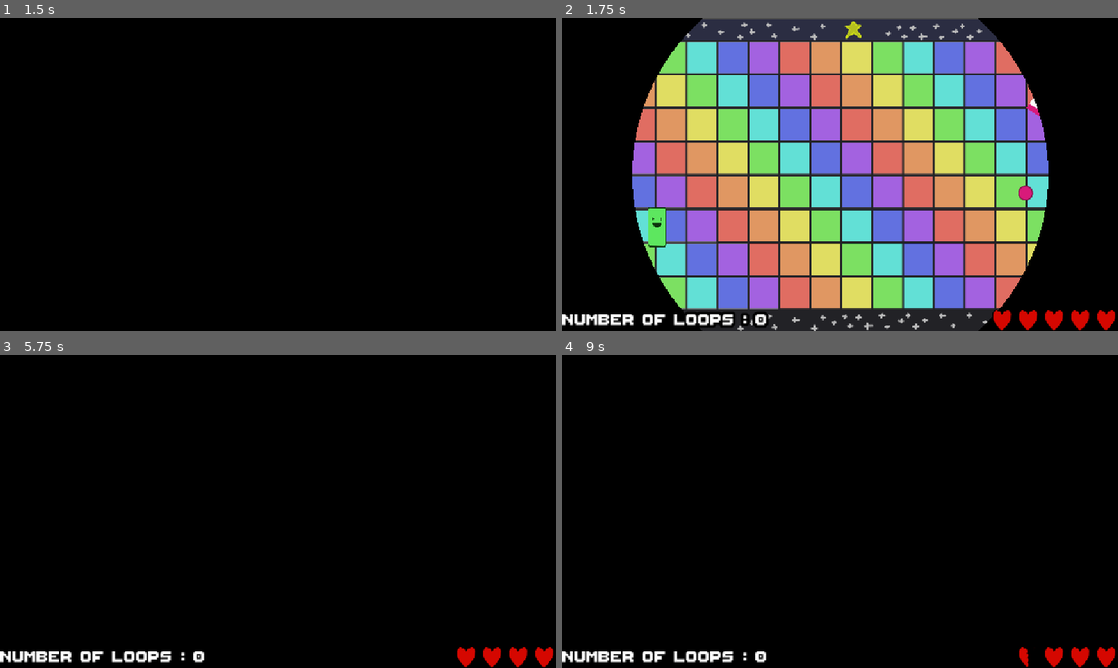
Above: before the commit, frames 1-4 (two rows, left to right).
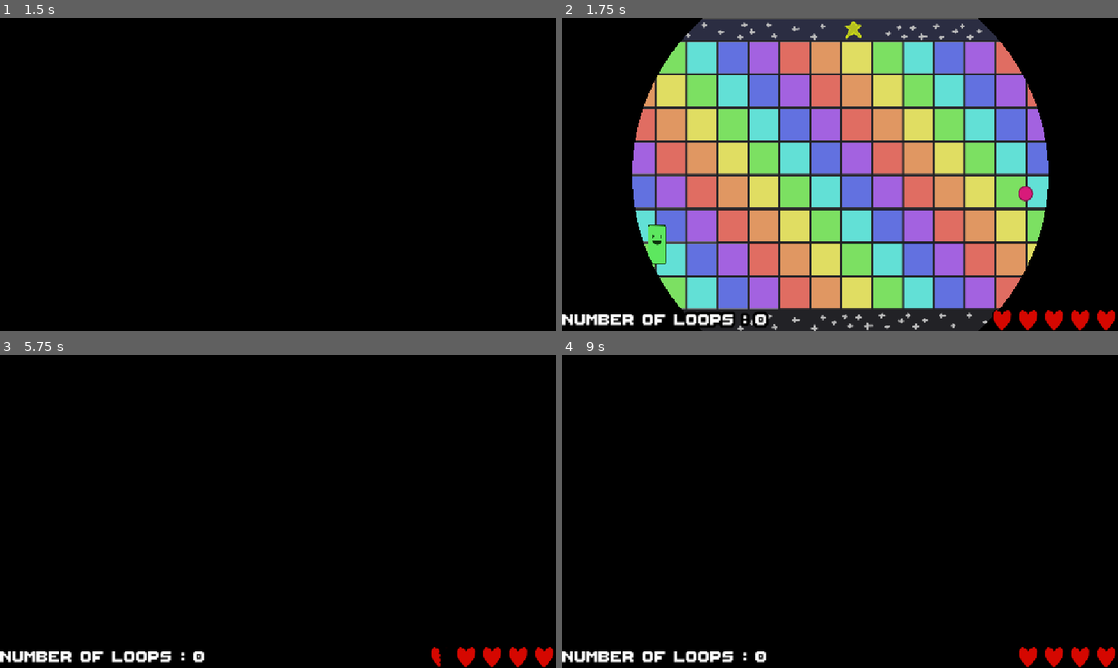
Above: after the commit, the same moments.

Repository: les-brows/la-boucle-musicale
Game: Godot game, scene res://Levels/MainMenu/MainMenu.tscn
The game is run twice, just before and just after one commit, with the same random seed, the same clock (stepped at 60 frames per second) and the same inputs.
Inputs (mouse positions are in pixels of both pictures, inside the frame that each line leads up to):
- Up to frame 1 (1.5 s): tap Enter (ui_accept) at 0.5, 0.77 s; move the mouse to (400, 158) at 0.52 s; hold D (player1_right) 0.53-1.28 s; tap Shift (player1_dash) at 0.6 s; move the mouse to (166, 190) at 1.27 s; hold S (player1_down) from 1.28 s (still down); right-click (166, 190) at 1.35 s
- Up to frame 2 (1.75 s): keep holding S (player1_down); tap Enter (ui_accept) at 1.52 s
- Up to frame 3 (5.75 s): move the mouse to (333, 442) at 2.02 s; release S (player1_down) at 2.03 s; hold D (player1_right) 2.03-2.78 s; tap Shift (player1_dash) at 2.1, 3.6, 5.1 s; tap Enter (ui_accept) at 2.75, 3.02, 3.5, 3.77, 4.25, 4.52, 5 s; move the mouse to (250, 574) at 2.77 s; hold O (player1_shoot_up) 2.78-3.53 s; right-click (250, 574) at 2.85 s; move the mouse to (444, 558) at 3.52 s; hold A (player1_left) 3.53-5.03 s; move the mouse to (111, 464) at 4.27 s; right-click (111, 464) at 4.35 s; move the mouse to (305, 511) at 5.02 s; hold S (player1_down) from 5.03 s (still down)
- Up to frame 4 (9 s): tap Enter (ui_accept) at 5.75, 6.02, 6.77, 7.52 s; move the mouse to (756, 433) at 5.77 s; release S (player1_down) at 5.78 s; hold D (player1_right) 5.78-6.53 s; right-click (756, 433) at 5.85 s; move the mouse to (962, 495) at 6.52 s; hold O (player1_shoot_up) 6.53-7.28 s; tap Shift (player1_dash) at 6.6, 8.1 s; move the mouse to (728, 527) at 7.27 s; hold D (player1_right) 7.28-8.03 s; right-click (728, 527) at 7.35 s; move the mouse to (895, 442) at 8.02 s; hold S (player1_down) 8.03-8.78 s; move the mouse to (812, 574) at 8.77 s; hold A (player1_left) from 8.78 s (still down); right-click (812, 574) at 8.85 s

Frame 1 is identical in both runs. In frame 2, 0.5% of the frame differs, in the area x 15-86%, y 25-79%; in frame 3, less than 0.1%; in frame 4, less than 0.1%.

Commit message:
feat: Change bullet rhythmfor ennemies of level 0

Diff:
--- a/Objects/Enemies/Managers/enemy_level_portion.gd
+++ b/Objects/Enemies/Managers/enemy_level_portion.gd
@@ -17,6 +17,11 @@
 	for enemy in get_children():
 		if enemy is Enemy:
 			enemy.set_player(player)
+
+func generate_partition(partition: int):
+	for enemy in get_children():
+		if enemy is Enemy:
+			enemy.generate_partition(partition)
 
 func enemy_generation():
 	match loop:
@@ -42,6 +47,5 @@
 		EnemyType.LASER:
 			curr_enemy = laser_preload.instantiate()
 
-
 	curr_enemy.position = pos
 	add_child(curr_enemy)
--- a/Objects/Enemies/Managers/enemy_manager.gd
+++ b/Objects/Enemies/Managers/enemy_manager.gd
@@ -29,6 +29,7 @@
 	currently_moving_level_middle = true
 
 	var next_enemy_level_portion: EnemyLevelPortion = enemy_level_portion_preload.instantiate()
+	next_enemy_level_portion.generate_partition(Globals.LOOP_COUNT + 1)
 	next_enemy_level_portion.set_player(player)
 	next_enemy_level_portion.position = Vector2(Globals.LEVEL_SIZE, 0)
 	list_enemy_level_portions.append(next_enemy_level_portion)
--- a/Objects/Enemies/enemy.gd
+++ b/Objects/Enemies/enemy.gd
@@ -49,3 +49,6 @@
 	nbBlink-=1
 	if nbBlink<=0:
 		TimerBlinkNode.stop()
+
+func generate_partition(loop_count: int):
+	pass
--- a/Objects/Enemies/laser.gd
+++ b/Objects/Enemies/laser.gd
@@ -13,13 +13,23 @@
 
 func _init() -> void:
 	super()
-	var list_notes: Array[Note] = [Note.new(0, 0, 0), Note.new(2, 0, 0), Note.new(5, 0, 0),
-								   Note.new(8, 0, 0), Note.new(16, 0, 0), Note.new(18, 0, 0),
-								   Note.new(21, 0, 0), Note.new(23, 0, 0), Note.new(24, 0, 0),
-								   Note.new(28, 0, 0)]
-	shoot_partition = Partition.new(4, 32, list_notes)
-	shoot_partition.remove_random_notes(0.6)
-	shoot_partition.force_minimal_time_between_notes(8)
+	generate_partition(Globals.LOOP_COUNT)
+
+func generate_partition(loop_count: int):
+	match loop_count:
+		0:
+			var list_notes: Array[Note] = [Note.new(2, 0, 3), Note.new(6, 0, -2)]
+			shoot_partition = Partition.new(8, 8, list_notes)
+			laser_angular_speed = 4
+		_:
+			var list_notes: Array[Note] = [Note.new(0, 0, 0), Note.new(2, 0, 0), Note.new(5, 0, 0),
+										   Note.new(8, 0, 0), Note.new(16, 0, 0), Note.new(18, 0, 0),
+										   Note.new(21, 0, 0), Note.new(23, 0, 0), Note.new(24, 0, 0),
+										   Note.new(28, 0, 0)]
+			shoot_partition = Partition.new(4, 32, list_notes)
+			shoot_partition.remove_random_notes(0.6)
+			shoot_partition.force_minimal_time_between_notes(8)
+			pass
 
 func _ready() -> void:
 	$Preshot.rotation = randf_range(0, 2 * PI)
--- a/Objects/Enemies/shooter.gd
+++ b/Objects/Enemies/shooter.gd
@@ -17,15 +17,26 @@
 
 func _init() -> void:
 	super()
+	generate_partition(Globals.LOOP_COUNT)
 
-	var list_notes: Array[Note] = [Note.new(0, 0, 3), Note.new(3, 0, -2), Note.new(5, 0, -2),
-								   Note.new(7, 0, -2), Note.new(8, 0, 3), Note.new(11, 0, -2),
-								   Note.new(13, 0, -2), Note.new(14, 0, 4), Note.new(16, 0, 3),
-								   Note.new(16 + 3, 0, -2), Note.new(16 + 5, 0, -2), Note.new(16 + 7, 0, -2),
-								   Note.new(16 + 8, 0, 3), Note.new(16 + 11, 0, 6), Note.new(16 + 13, 0, 4),
-								   Note.new(16 + 14, 0, 1)]
-	shoot_partition = Partition.new(4, 32, list_notes)
-	shoot_partition.remove_random_notes(0.7)
+
+func generate_partition(loop_count: int):
+	match loop_count:
+		0:
+			var list_notes: Array[Note] = [Note.new(0, 0, 3), Note.new(3, 0, -2), Note.new(4, 0, 3)]
+			shoot_partition = Partition.new(8, 8, list_notes)
+		_:
+			var list_notes: Array[Note] = [Note.new(0, 0, 3), Note.new(3, 0, -2), Note.new(5, 0, -2),
+										   Note.new(7, 0, -2), Note.new(8, 0, 3), Note.new(11, 0, -2),
+										   Note.new(13, 0, -2), Note.new(14, 0, 4), Note.new(16, 0, 3),
+										   Note.new(16 + 3, 0, -2), Note.new(16 + 5, 0, -2), Note.new(16 + 7, 0, -2),
+										   Note.new(16 + 8, 0, 3), Note.new(16 + 11, 0, 6), Note.new(16 + 13, 0, 4),
+										   Note.new(16 + 14, 0, 1)]
+			shoot_partition = Partition.new(4, 32, list_notes)
+			shoot_partition.remove_random_notes(0.7)
+			pass
+
+
 
 func _process(delta: float) -> void:
 	if(boing_state > 0):
--- a/Objects/Player/player.gd
+++ b/Objects/Player/player.gd
@@ -122,7 +122,7 @@
 
 	if enemy is Enemy:
 		insideEnemy+=1
-	if enemy is Projectile   :
+	if enemy is Projectile:
 		if(!invincible):
 			take_hit()
 		enemy.queue_free()
--- a/globals.gd
+++ b/globals.gd
@@ -32,5 +32,5 @@
 
 var COOLDOWN_DASH=2
 var DASH_TIME=0.4
-var SPEED_DASH_MAX=1000
-var NORMAL_SPEED_PLAYER = 600.0
+var SPEED_DASH_MAX=1200
+var NORMAL_SPEED_PLAYER = 800.0
Not shown: 1 places in Levels/ScrollingLevel.tscn that only renumber resources
Not shown: 1 places in MainScene.tscn that only renumber resources
Not shown: 1 places in Objects/Enemies/Shooter.tscn that only renumber resources
Not shown: 1 places in Objects/Player/Player.tscn that only renumber resources
Not shown: 1 places in Objects/Player/ShootPlayerManager.tscn that only renumber resources
Not shown: 1 places in Objects/Projectiles/PlayerProjectile.tscn that only renumber resources
Not shown: 1 places in Objects/Projectiles/ShooterProjectile.tscn that only renumber resources
